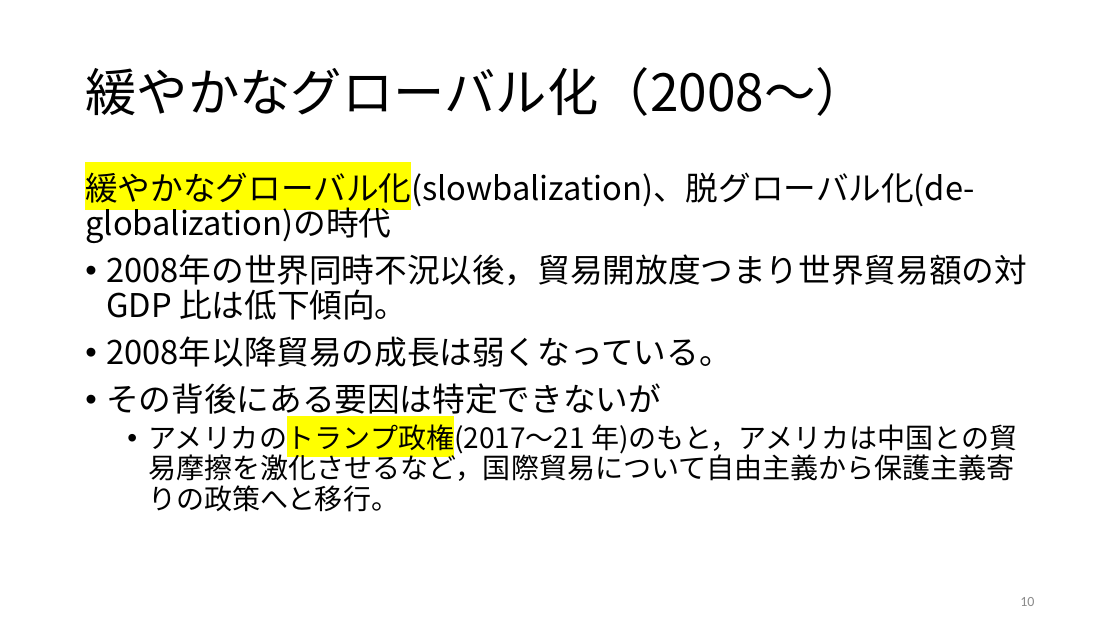
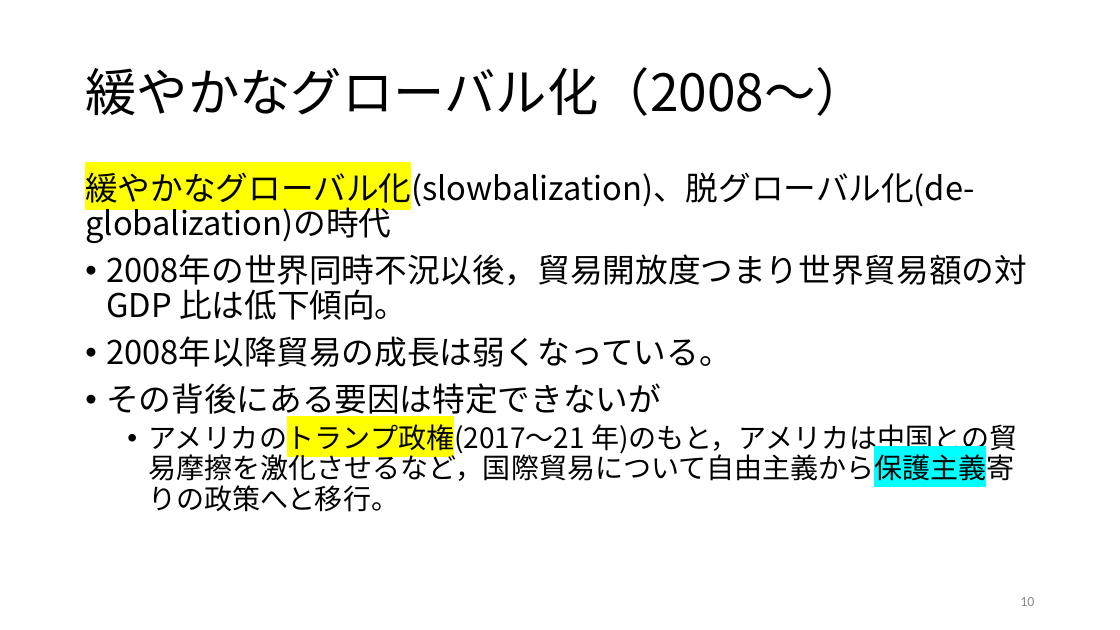
Before and after one commit to ayumu-tanaka/mof2026, a slide deck: slide 10 of slides/00.pptx. Drawn at 1120x630 pixels with LibreOffice and Linux fonts; fonts in the diff are those of the drawing. Boxes give left, top, right and bottom in pixels: in the first picture for what was removed or moved away, otherwise in the second. Text is boxed around its words. In the diff, an @@ line names an element or a change of style, - is before the commit and + after.

```diff
--- a/slides/00.pptx
+++ b/slides/00.pptx
@@ text at bbox=[148, 420, 1017, 512]: highlight none to #00FFFF in "年)のもと，アメリカは中国との貿易摩擦を激化させるなど，国際貿易について自由主義から保護主義寄りの政策へと移行。" @@
```
Also in this commit, not shown: 6 other slides changed, 1 other file.
